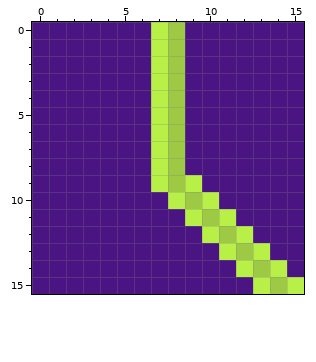
Two versions of one pixel-art sprite, tiles/plants/10.png. Above: the version before the commit.
The file is 64x64 pixels, drawn in blocks of 4x4; one block is one cell here.
New version:
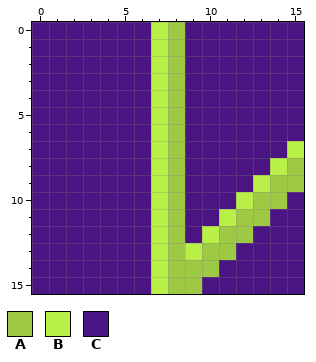
Palette (. is transparent): A #9dc945  B #b8f048  C #4a1582
What changed:
The edit turns colour B into colour A in row 10 at x 8; in row 12 at x 12; in row 13 at x 11.
The edit turns colour C into colour A in row 8 at x 15; in row 9 at x 14 to 15; in row 10 at x 13 to 14; in row 11 at x 8 and 12 to 13; in row 12 at x 8; in row 13 at x 8 and 10.
The edit turns colour C into colour A in row 14 at x 8 to 10; in row 15 at x 8 to 9.
The edit turns colour C into colour B in row 7 at x 15; in row 8 at x 14; in row 9 at x 13; in row 10 at x 7 and 12; in rows 11 to 12 at x 7; in row 13 at x 7 and 9.
The edit turns colour C into colour B in rows 14 to 15 at x 7.
The edit turns colour A into colour C in row 10 at x 9; in row 11 at x 10; in row 13 at x 12; in row 14 at x 13; in row 15 at x 14.
The edit turns colour B into colour C in row 9 at x 9; in row 10 at x 10; in row 11 at x 9; in row 13 at x 13; in row 14 at x 12 and 14; in row 15 at x 13 and 15.
